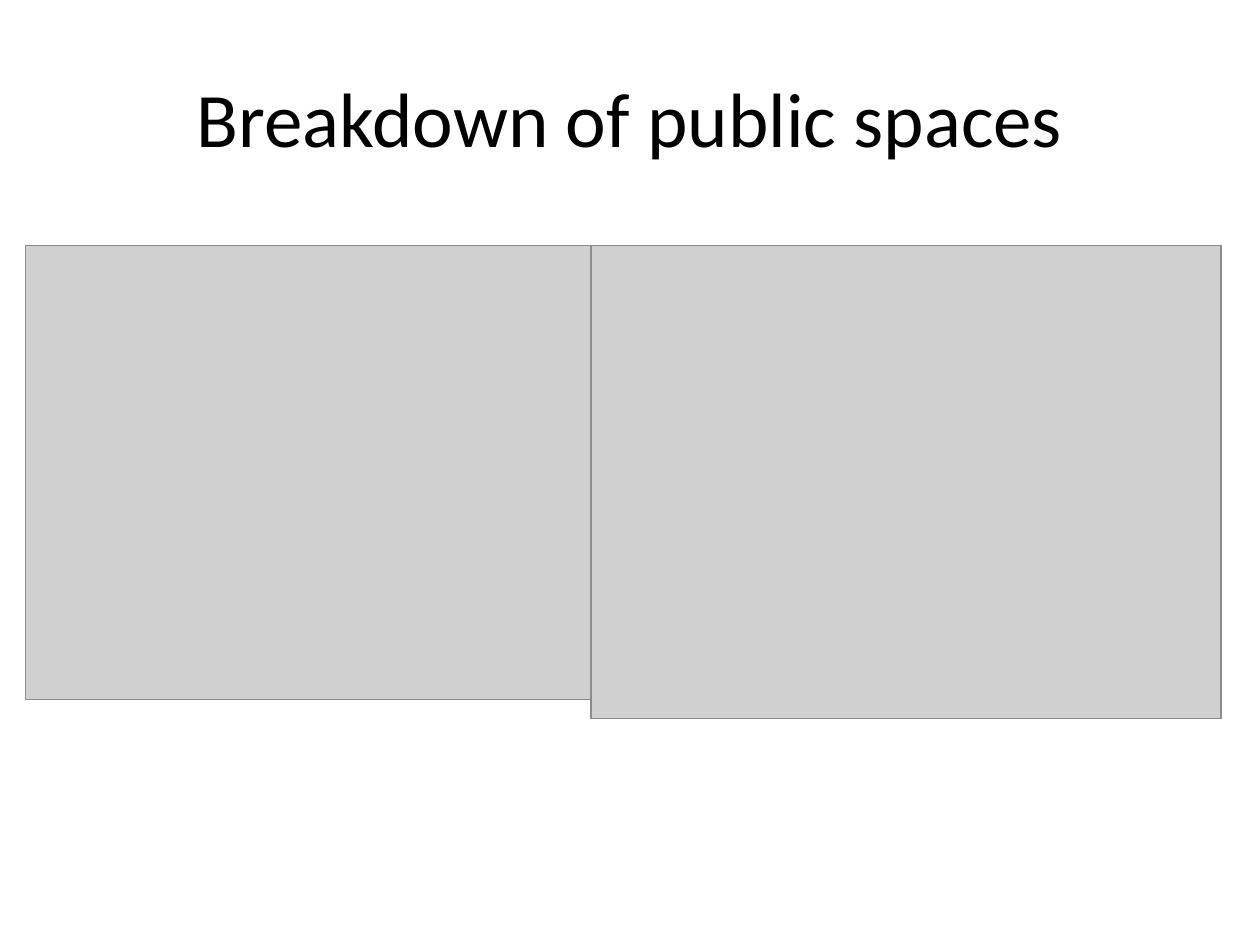
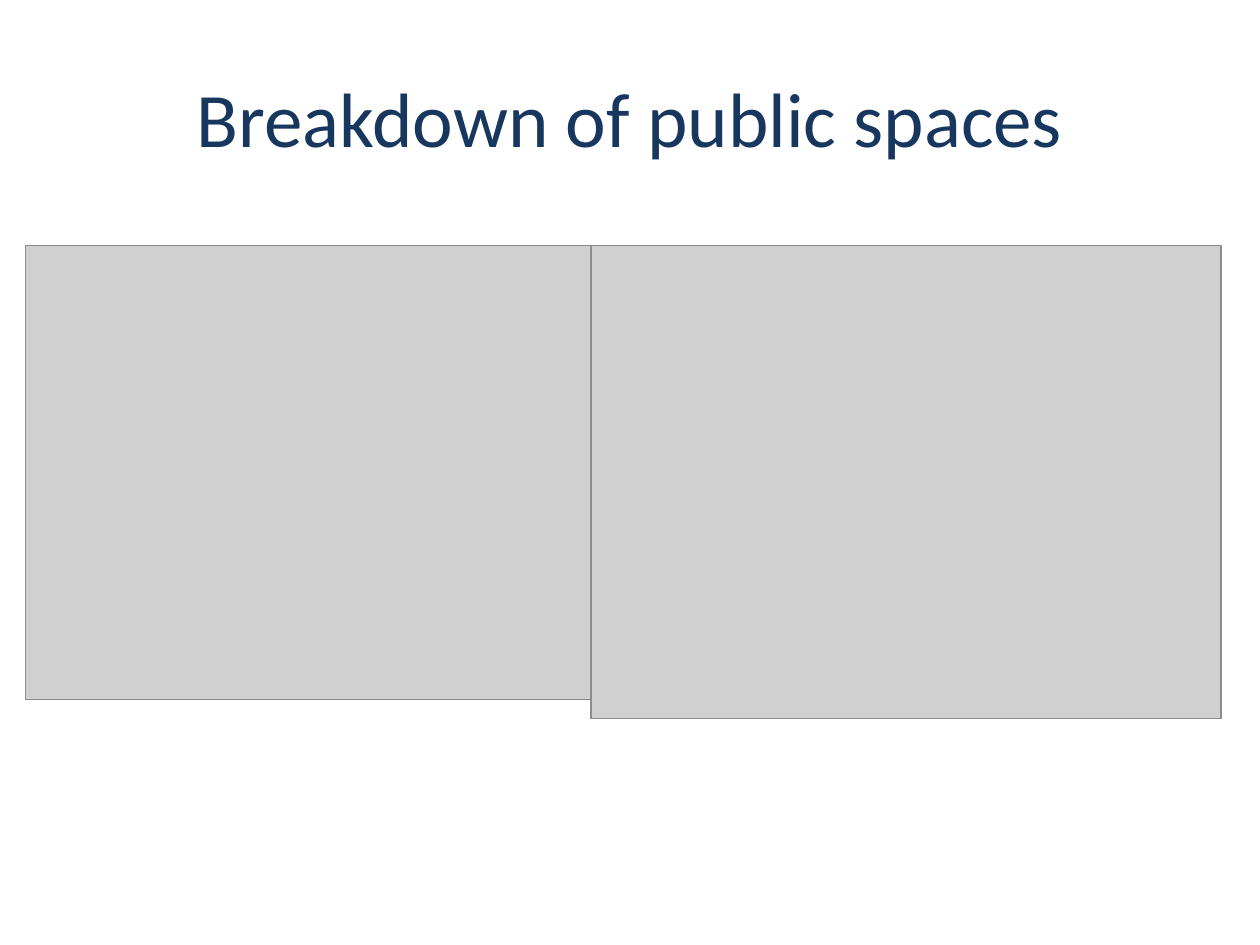
Before and after one commit to au-jr/Group-Project-1, a slide deck: slide 5 of Presentation/Open_Spaces_Presentation.pptx. Drawn at 1260x945 pixels with LibreOffice and Linux fonts; fonts in the diff are those of the drawing; grey boxes stand for pictures. Boxes give left, top, right and bottom in pixels: in the first picture for what was removed or moved away, otherwise in the second. Text is boxed around its words. In the diff, an @@ line names an element or a change of style, - is before the commit and + after.

```diff
--- a/Presentation/Open_Spaces_Presentation.pptx
+++ b/Presentation/Open_Spaces_Presentation.pptx
@@ title "Breakdown of public spaces" at [197,93,1062,160]: text colour #000000 to #17375E @@
```
Also in this commit, not shown: 4 other slides changed, 2 slides added, 2 slides removed, 6 other files.
